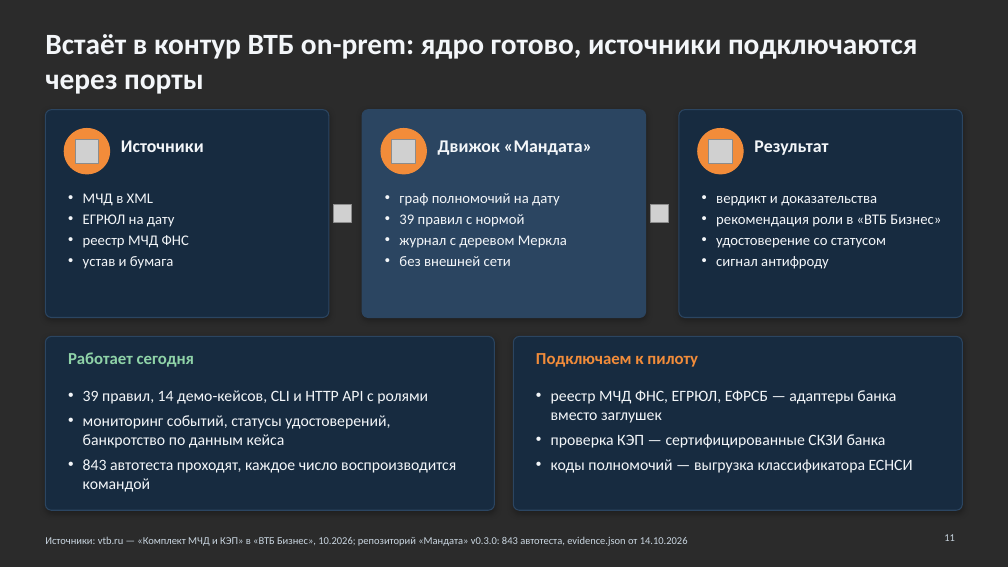
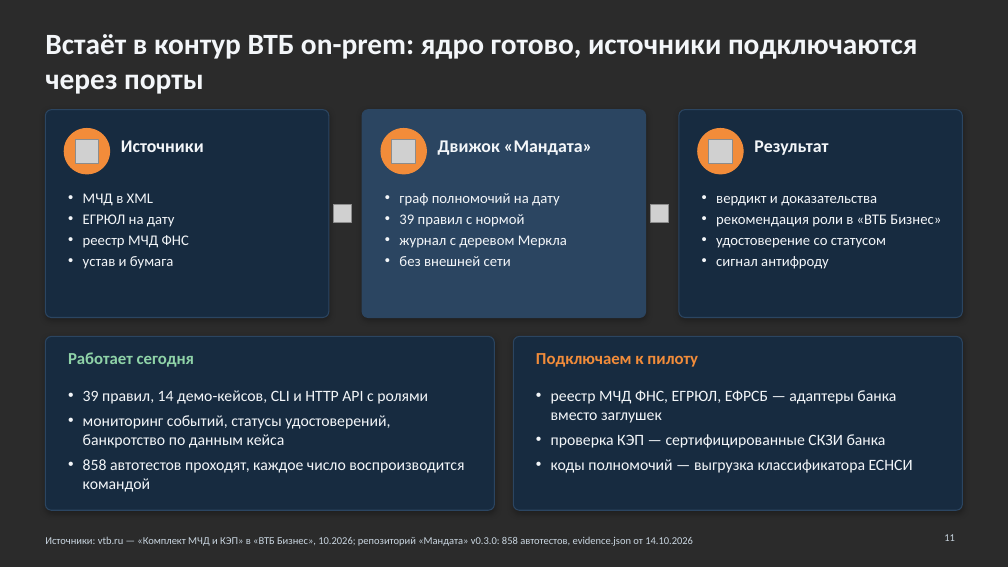
Before and after one commit to KonkovDV/Mandat, a slide deck: slide 11 of submission/slides/Mandat_VTB.pptx. Drawn at 1008x567 pixels with LibreOffice and Linux fonts; fonts in the diff are those of the drawing; grey boxes stand for pictures; background and template pictures are left out; a plain dark background stands for a picture behind light text. Boxes give left, top, right and bottom in pixels: in the first picture for what was removed or moved away, otherwise in the second. Text is boxed around its words. In the diff, an @@ line names an element or a change of style, - is before the commit and + after.

```diff
--- a/submission/slides/Mandat_VTB.pptx
+++ b/submission/slides/Mandat_VTB.pptx
@@ text at [83, 459, 464, 492]: text changed @@
-• 843 автотеста проходят, каждое число воспроизводится командой
+• 858 автотестов проходят, каждое число воспроизводится командой
@@ text at [45, 537, 693, 546]: text changed @@
-Источники: vtb.ru — «Комплект МЧД и КЭП» в «ВТБ Бизнес», 10.2026; репозиторий «Мандата» v0.3.0: 843 автотеста, evidence.json от 14.10.2026
+Источники: vtb.ru — «Комплект МЧД и КЭП» в «ВТБ Бизнес», 10.2026; репозиторий «Мандата» v0.3.0: 858 автотестов, evidence.json от 14.10.2026
```
Also in this commit, not shown: 1 other slide changed, 17 other files.
